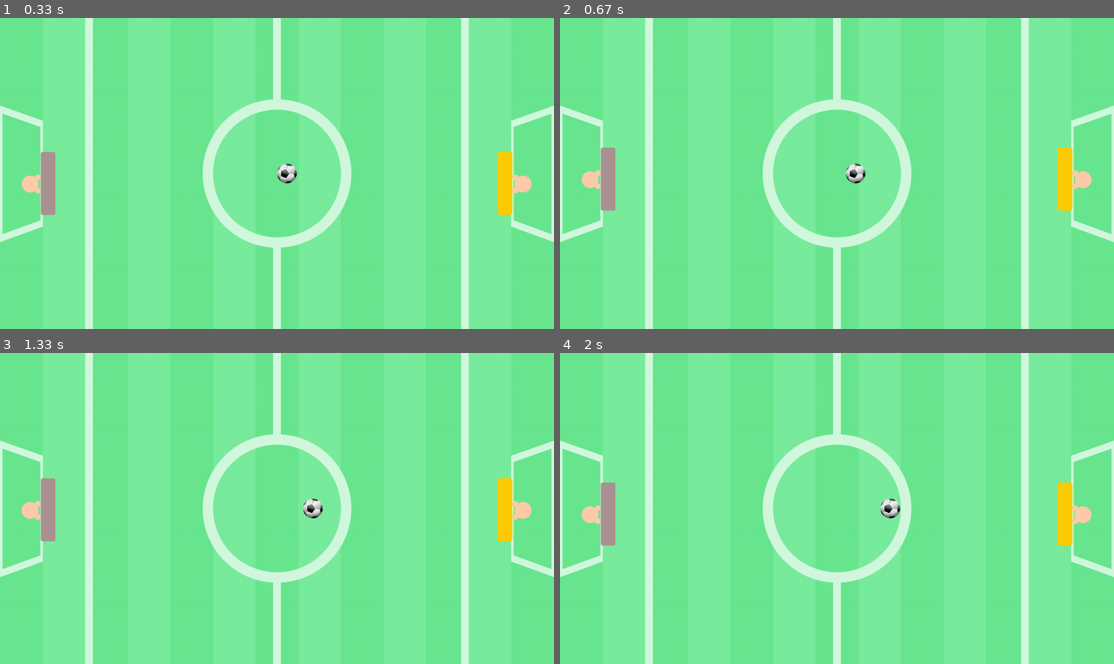
Above: before the commit, frames 1-4 (two rows, left to right).
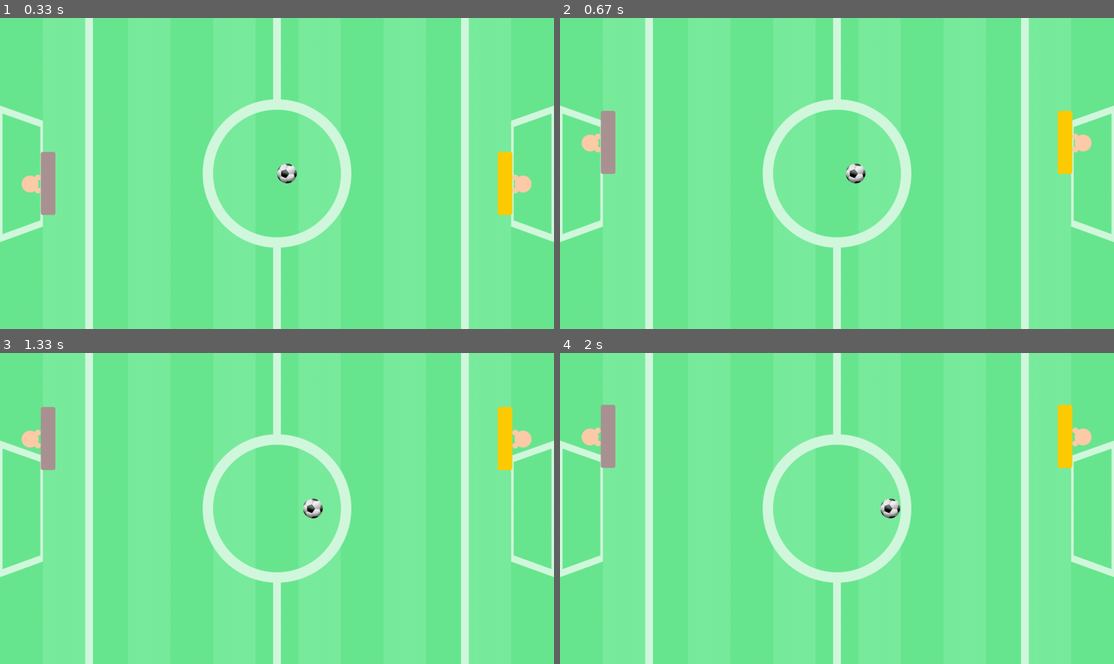
Above: after the commit, the same moments.

Repository: brunoeduardoed433/Course_Pygame
Game: pygame game, started from Pong_Main.py
Two runs of this game, one before a commit and one after it. Both use one fixed random seed, a clock stepped at 60 frames per second and the inputs below.
Inputs:
- Up to frame 1 (0.33 s): no input
- Up to frame 2 (0.67 s): hold W from 0.33 s (still down); hold Up from 0.33 s (still down)
- Up to frame 3 (1.33 s): release W at 0.8 s; release Up at 0.8 s; tap Enter at 0.83 s; hold Up from 1.17 s (still down); hold W from 1.17 s (still down)
- Up to frame 4 (2 s): release Up at 1.63 s; release W at 1.63 s; hold Down 1.67-1.97 s; hold S 1.67-1.97 s

Frame 1 is identical in both runs. In frame 2, 2.0% of the frame differs, in the area x 3-96%, y 29-63%; in frame 3, 2.9%, in the area x 3-96%, y 17-61%; in frame 4, 2.9%.

Commit message:
Movimentos_E_Limites_Player

Diff:
--- a/Pong_Main.py
+++ b/Pong_Main.py
@@ -12,9 +12,59 @@
 
 player1 = pygame.image.load("assets/player1.png")
 player1_y = 310
+player1_moveup = False
+player1_movedown = False
+
+def move_player():
+
+    global player1_y
+    global player2_y
+
+ #Player 1
+
+    if player1_moveup:
+
+        player1_y -= 5
+    else:
+        player1_y += 0
+
+    if player1_movedown:
+
+        player1_y += 5
+    else:
+        player1_y += 0
+
+ #Player 2
+
+    if player2_moveup:
+
+        player2_y -= 5
+    else:
+        player2_y += 0
+
+    if player2_movedown:
+
+        player2_y += 5
+    else:
+        player2_y += 0
+
+    #Limitação Player 1
+    if player1_y <= 0:
+        player1_y = 0
+    elif player1_y >= 575:
+        player1_y = 575
+
+    #Limitação Player 2
+    if player2_y <= 0:
+        player2_y = 0
+    elif player2_y >= 575:
+        player2_y = 575
+
 
 player2 = pygame.image.load("assets/player2.png")
 player2_y = 310
+player2_moveup = False
+player2_movedown = False
 
 ball = pygame.image.load("assets/ball.png")
 ball_x = 617
@@ -44,18 +94,31 @@
             loop = False
         if events.type == pygame.KEYDOWN:
             if events.key == pygame.K_w:
-                player1_y -= 10
+                player1_moveup = True
             else:
                 if events.key == pygame.K_s:
-                    player1_y += 10
+                    player1_movedown = True
                 else:
                     if events.key ==  pygame.K_UP:
-                        player2_y -= 10
+                        player2_moveup = True
                     else:
                         if events.key == pygame.K_DOWN:
-                            player2_y += 10
+                            player2_movedown = True
+
+        if events.type == pygame.KEYUP:
+            if events.key == pygame.K_w:
+                player1_moveup = False
+            else:
+                if events.key == pygame.K_s:
+                    player1_movedown = False
+                else:
+                    if events.key ==  pygame.K_UP:
+                        player2_moveup = False
+                    else:
+                        if events.key == pygame.K_DOWN:
+                            player2_movedown = False
 
     draw()
     move_ball()
-
+    move_player()
     pygame.display.update()
